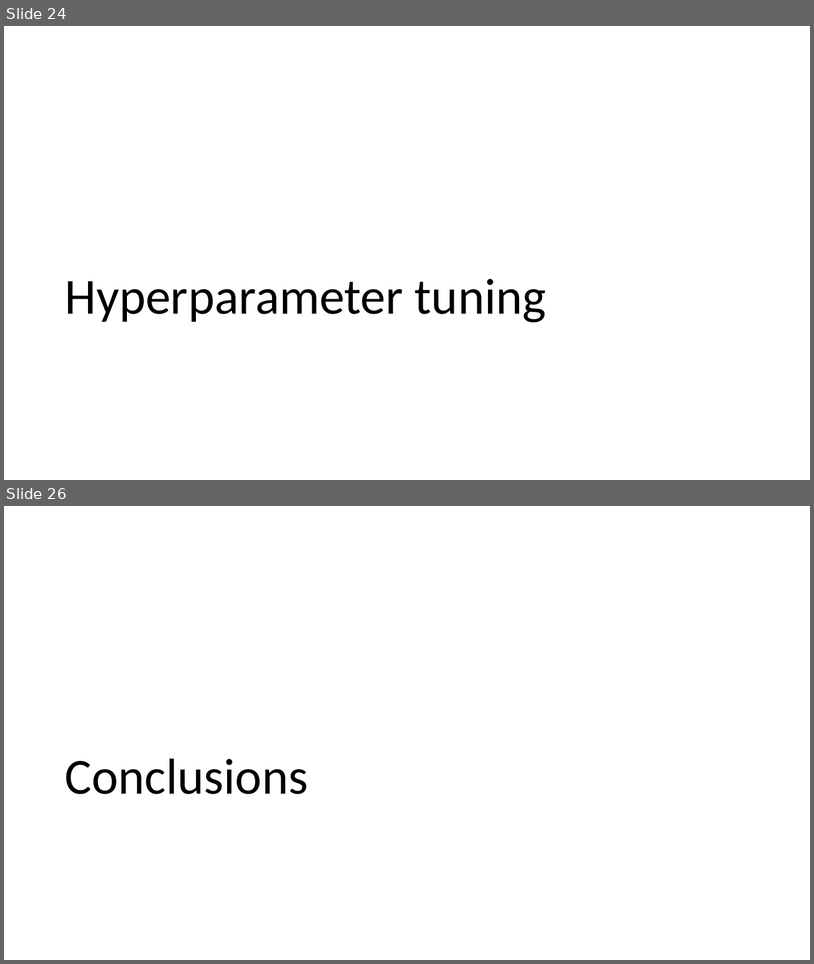
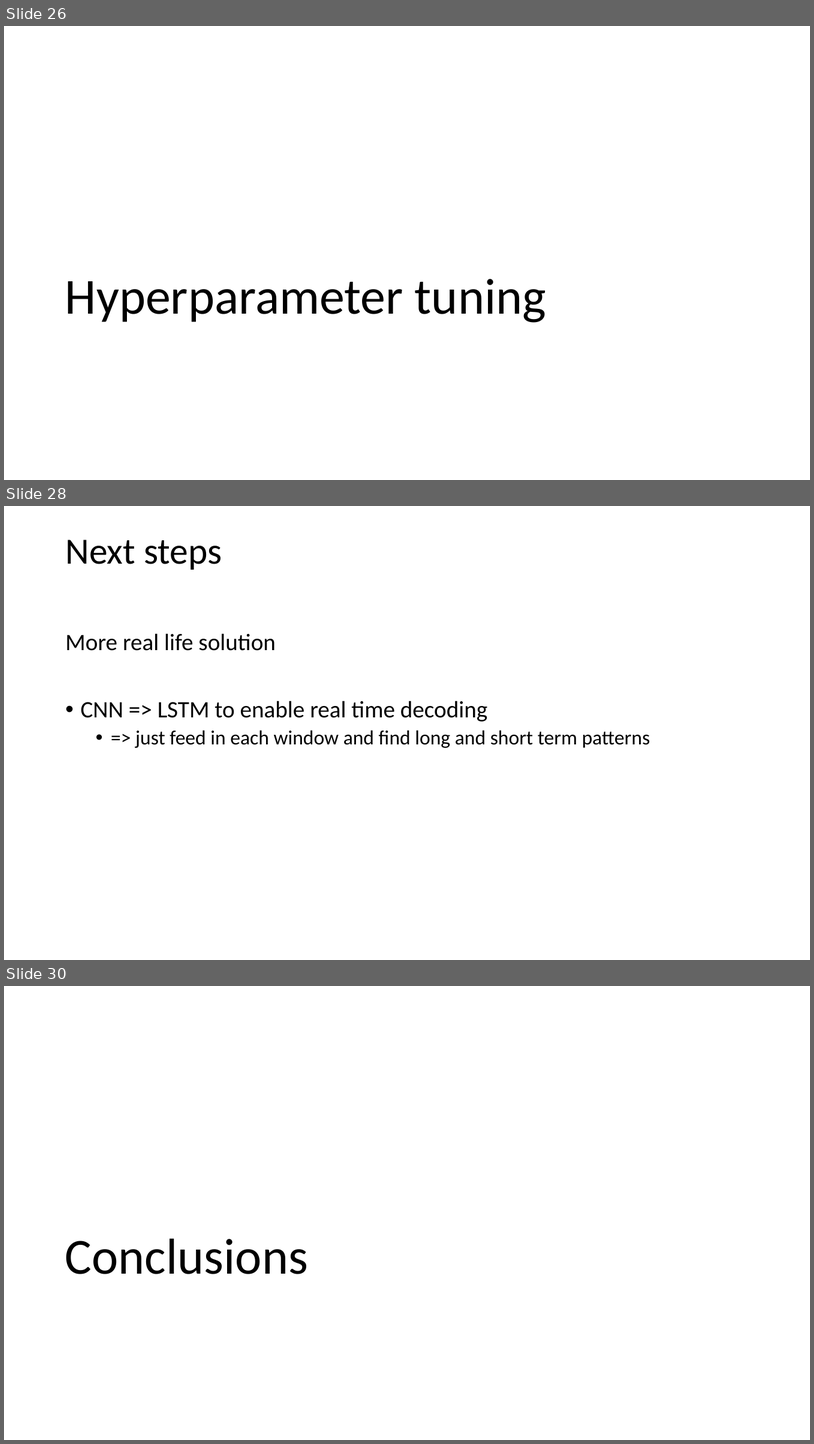
Before and after one commit to JeroenBuil/deegtal_coding_task, a slide deck: reports/dEEGtal interview presentation - Jeroen Buil.pptx. Shown one above the other, each under a label of ours: slides 24 and 26 before the commit, slides 26, 28 and 30 after it; the slides between them are not shown. The pictures are 814x964 and 814x1444 pixels, drawn with LibreOffice and Linux fonts; fonts in the diff are those of the drawing. Boxes give left, top, right and bottom in pixels: in the first picture for what was removed or moved away, otherwise in the second. Text is boxed around its words. In the diff, an @@ line names an element or a change of style, - is before the commit and + after.

```diff
--- a/reports/dEEGtal interview presentation - Jeroen Buil.pptx
+++ b/reports/dEEGtal interview presentation - Jeroen Buil.pptx
@@ slide 28 added at box(4, 506, 810, 960), background #FFFFFF @@
@@ title added at box(65, 540, 222, 570), 44 pt, text #000000 @@
+Next steps
@@ text added at box(65, 633, 651, 748), 28 pt, text #000000 @@
+More real life solution
+• CNN => LSTM to enable real time decoding
+  • => just feed in each window and find long and short term patterns
@@ what was slide 24 is now slide 26 @@
@@ what was slide 26 is now slide 30 @@
```
Also in this commit, not shown: 2 slides changed, 3 other slides added, 3 other files.
